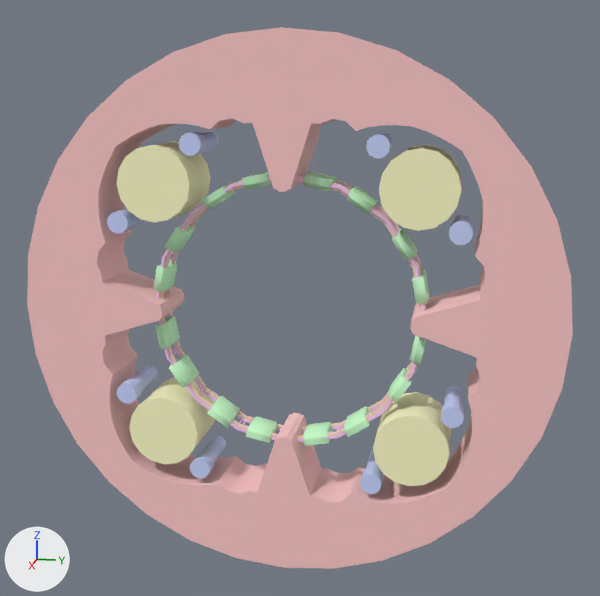
A saved change to the FBX model プロトタイプ/ShootingGame/Assets/3DObj/Models/Parts/TubeA/TubeA_v6_1.FBX.
Both versions are drawn from a 50 mm camera at (59.0, 12.6, 15.7) aimed at (-0.4, 0.7, 0.9). Arrows for +X, +Y and +Z are at lower left; the lights stay in place. Where no turn or scale is listed for an object, it has been applied to the vertices.

Script lines for the objects in view, before the commit:
```python
me_mesh = bpy.data.meshes.new('Mesh')
me_mesh.from_pydata(...)  # 6904 vertices, 7024 faces; spans x -2.5..2.5, y -20.0..20.0, z -20.0..20.0
me_mesh.materials.append(mat_tubeapartsa_v6_1_material)  # pink #ffcaca
me_mesh_003 = bpy.data.meshes.new('Mesh.003')
me_mesh_003.from_pydata(...)  # 512 vertices, 960 faces; spans x -1.3..1.3, y -10.2..10.2, z -10.2..10.2
me_mesh_003.materials.append(mat_tubeapartsd_v6_1_material)  # green #caffcd
me_mesh_005 = bpy.data.meshes.new('Mesh.005')
me_mesh_005.from_pydata(...)  # 128 vertices, 128 faces; spans x -1.0..1.0, y -10.3..10.3, z -10.3..10.3
me_mesh_005.materials.append(mat_tubeapartsf_v6_1_material)  # beige #ffdeca
ob_tubeapartsa_v6_1_001 = bpy.data.objects.new('TubeAPartsA_v6_1_001', me_mesh)
ob_tubeapartsa_v6_1_001.location = (0.0, 0.0, 0.0)
ob_tubeapartsd_v6_1_001 = bpy.data.objects.new('TubeAPartsD_v6_1_001', me_mesh_003)
ob_tubeapartsd_v6_1_001.location = (0.0, 0.0, 0.0)
ob_tubeapartsf_v6_1_001 = bpy.data.objects.new('TubeAPartsF_v6_1_001', me_mesh_005)
ob_tubeapartsf_v6_1_001.location = (0.0, 0.0, 0.0)
# also in view: 'TubeAPartsE_v6_1_001' at (0.0, 0.0, 0.0); 'TubeAPartsC_v6_1_001' at (0.0, 0.0, 0.0); 'TubeAPartsB_v6_1_001' at (0.0, 0.0, 0.0)
```
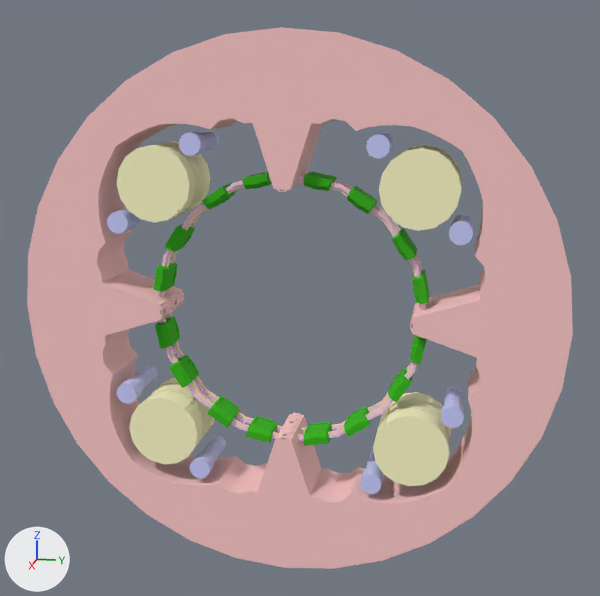
What the commit changed:
Material '07 - Default' (mat_07___default) is new.
Its base color is (0.0314, 0.459, 0.0) (green #32b400).
Its roughness is 0.896.
me_mesh_003 is used by ob_tubeapartsd_v6_1_001; location (0.0, 0.0, 0.0).
me_mesh_003 had 512 vertices, 960 faces and spanned x -1.3..1.3, y -10.2..10.2, z -10.2..10.2.
me_mesh_003 now has 1920 vertices, 3776 faces and spans x -1.3..1.3, y -10.2..10.2, z -10.2..10.2.
me_mesh_003 part 1: 14 vertices moved within x 0.0, y -9.1..9.1, z -9.1..9.1; 1408 vertices added at x -1.3..1.3, y -10.2..10.2, z -10.2..10.2.
me_mesh_003 part 2: 644 faces spanning x -1.3..1.3, y -10.2..10.2, z -10.2..10.2 switch from mat_tubeapartsd_v6_1_material (green #caffcd) to mat_07___default (green #32b400).
me_mesh_003 part 3: the surface is now shaded flat.

Boxes [x1, y1, x2, y2] around the edits, measured in the pictures (600 x 596 px):
part 1 of me_mesh_003, built on: before [168, 181, 424, 432]; after [153, 171, 430, 446]
part 2 of me_mesh_003, recoloured: [155, 173, 429, 443] in both
